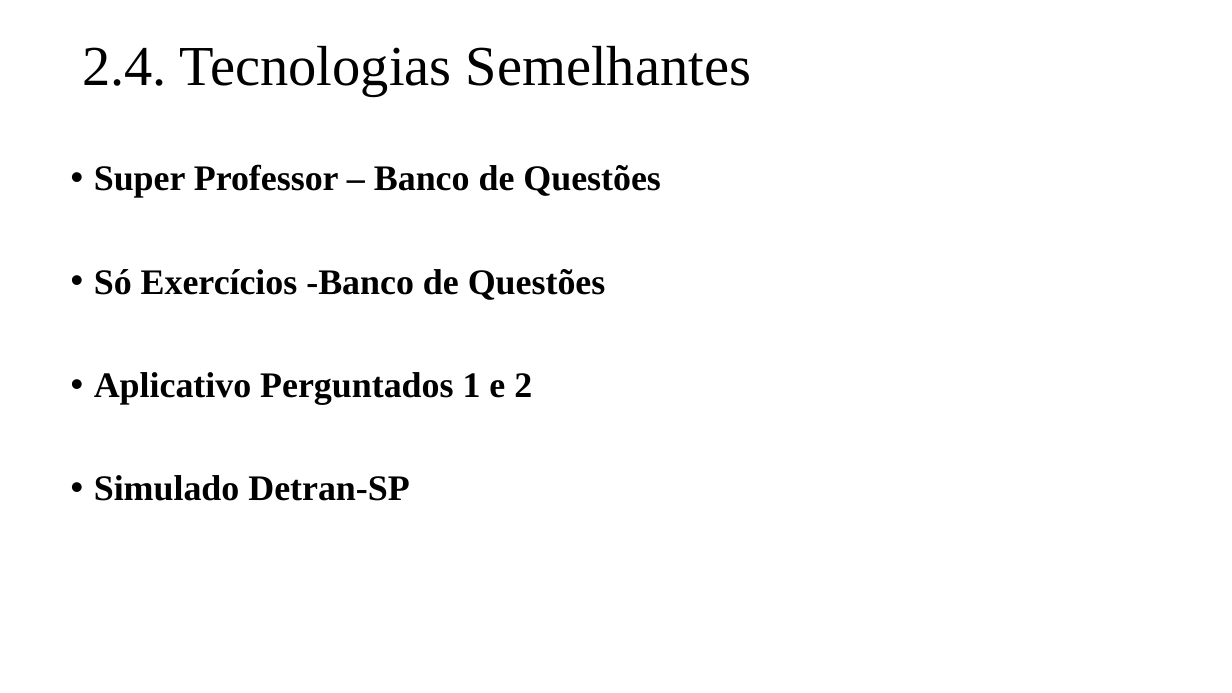
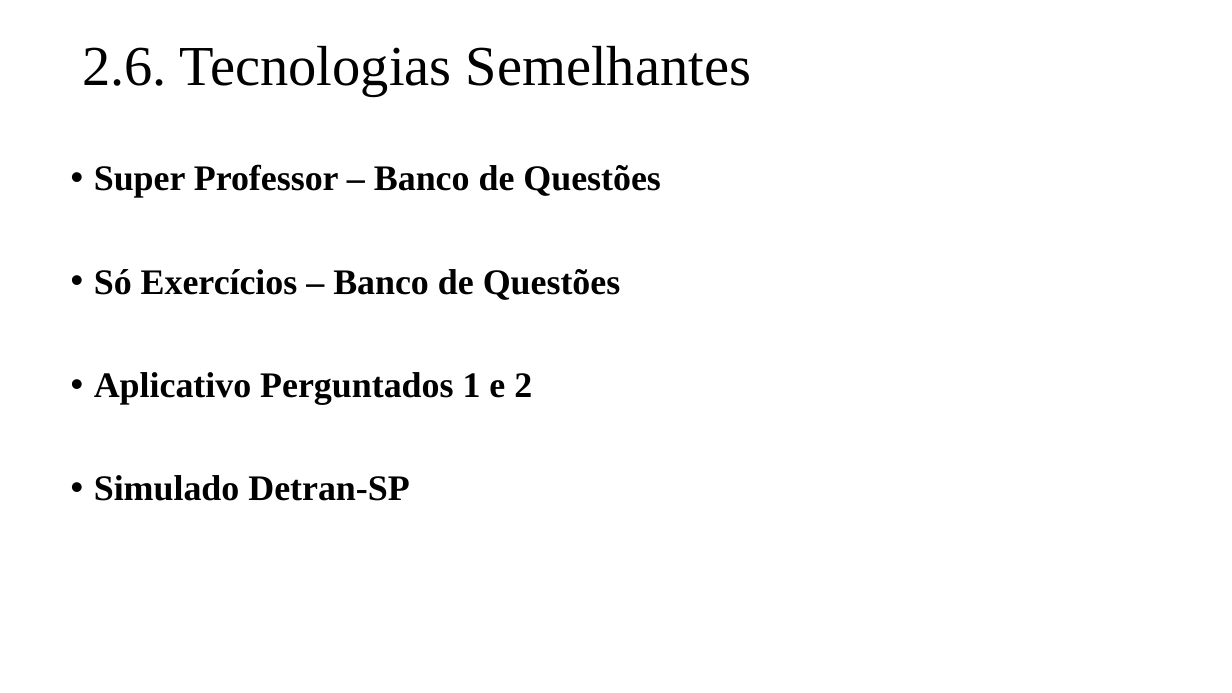
Before and after one commit to cesaraugusto98/TG, a slide deck: slide 12 of Documentacao/Apresentação TG - QuizFATEC.pptx (slide 10 before the commit). Drawn at 1232x693 pixels with LibreOffice and Linux fonts; fonts in the diff are those of the drawing. Boxes give left, top, right and bottom in pixels: in the first picture for what was removed or moved away, otherwise in the second. Text is boxed around its words. In the diff, an @@ line names an element or a change of style, - is before the commit and + after.

```diff
--- a/Documentacao/Apresentação TG - QuizFATEC.pptx
+++ b/Documentacao/Apresentação TG - QuizFATEC.pptx
@@ title at [82,45,751,96]: text changed @@
-2.4. Tecnologias Semelhantes
+2.6. Tecnologias Semelhantes
@@ text at [94,269,621,300]: text changed @@
-• Só Exercícios -Banco de Questões
+• Só Exercícios – Banco de Questões
```
Also in this commit, not shown: 6 other slides changed, 6 other files.
